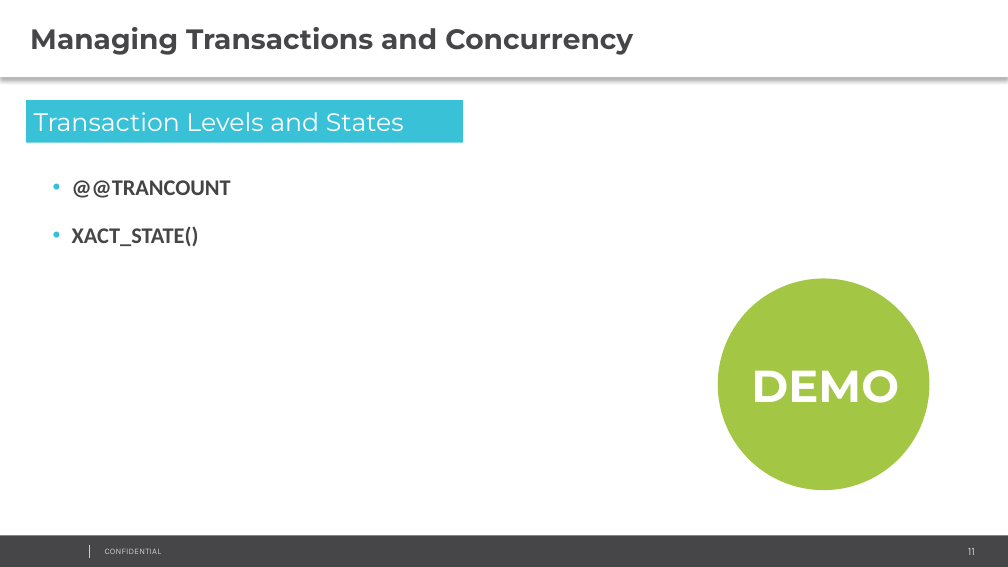
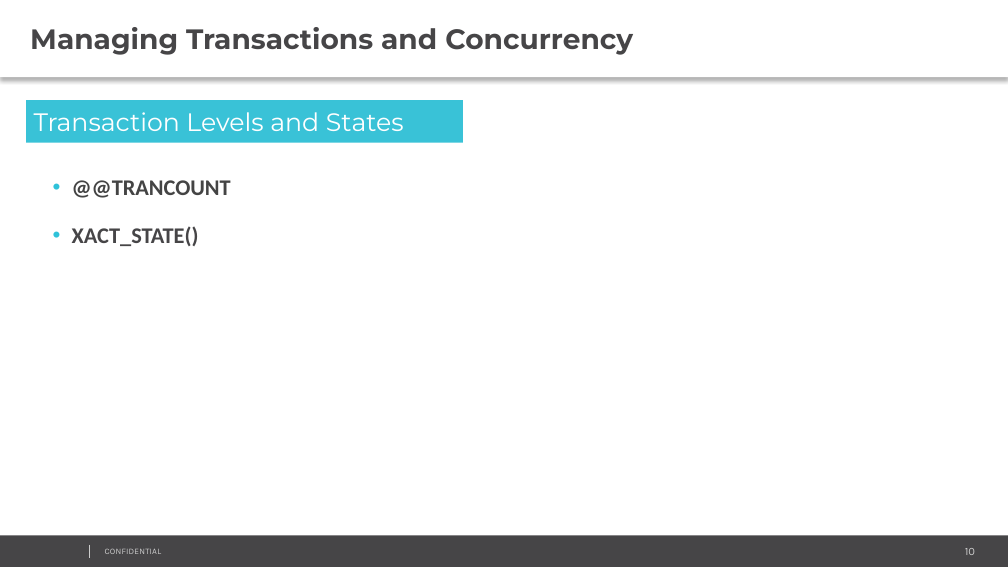
Before and after one commit to AndreyQC/MSBI.Lab, a slide deck: slide 10 of MSBI.Lecture.09/MSBI.Dev.S19E09.pptx (slide 11 before the commit). Drawn at 1008x567 pixels with LibreOffice and Linux fonts; fonts in the diff are those of the drawing; background and template pictures are left out. Boxes give left, top, right and bottom in pixels: in the first picture for what was removed or moved away, otherwise in the second. Text is boxed around its words. In the diff, an @@ line names an element or a change of style, - is before the commit and + after.

```diff
--- a/MSBI.Lecture.09/MSBI.Dev.S19E09.pptx
+++ b/MSBI.Lecture.09/MSBI.Dev.S19E09.pptx
@@ ellipse removed at <box>718,278,929,490</box> @@
@@ text removed at <box>751,370,899,403</box> @@
-DEMO
@@ page number at <box>965,548,975,555</box>: text changed @@
-11
+10
```
Also in this commit, not shown: 8 other slides changed, 6 slides added, 4 slides removed, 20 other files.
